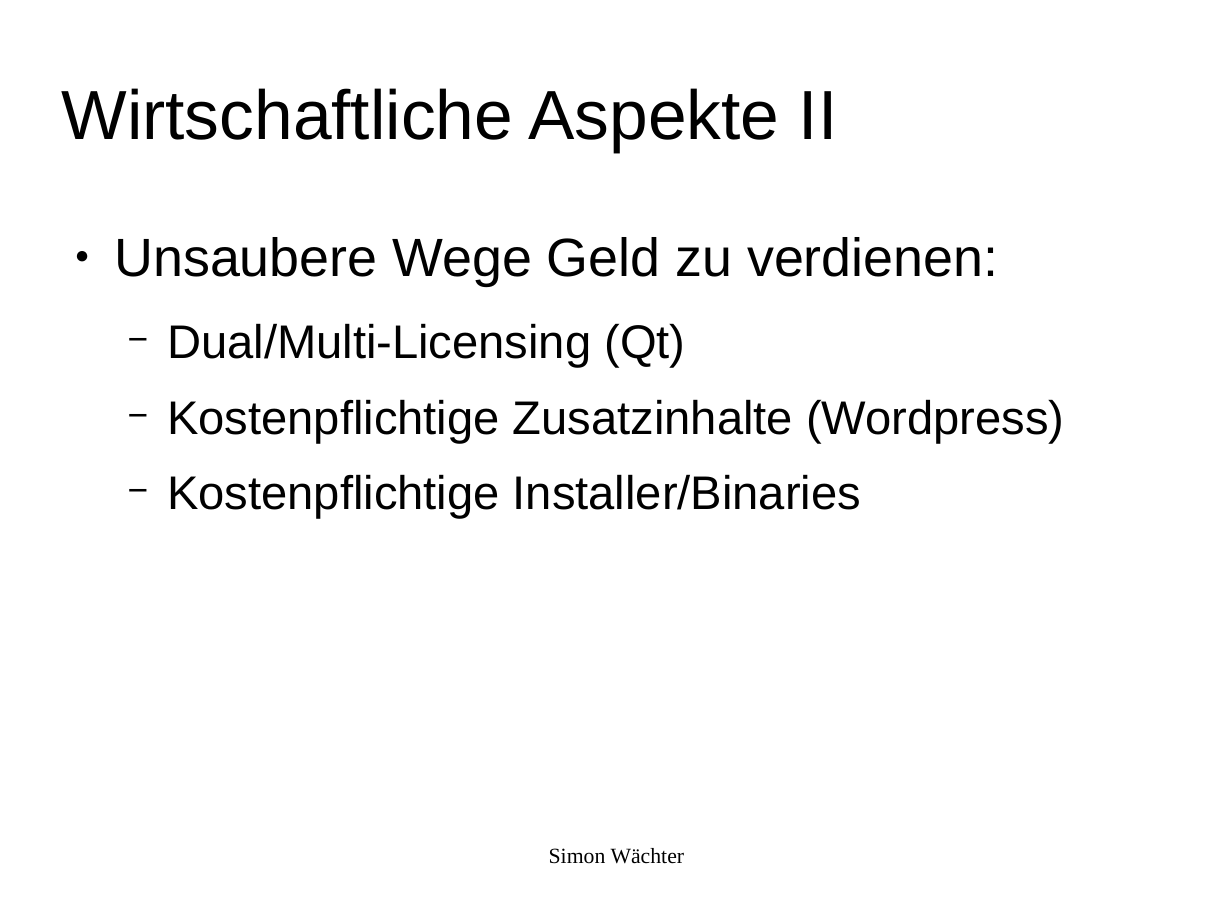
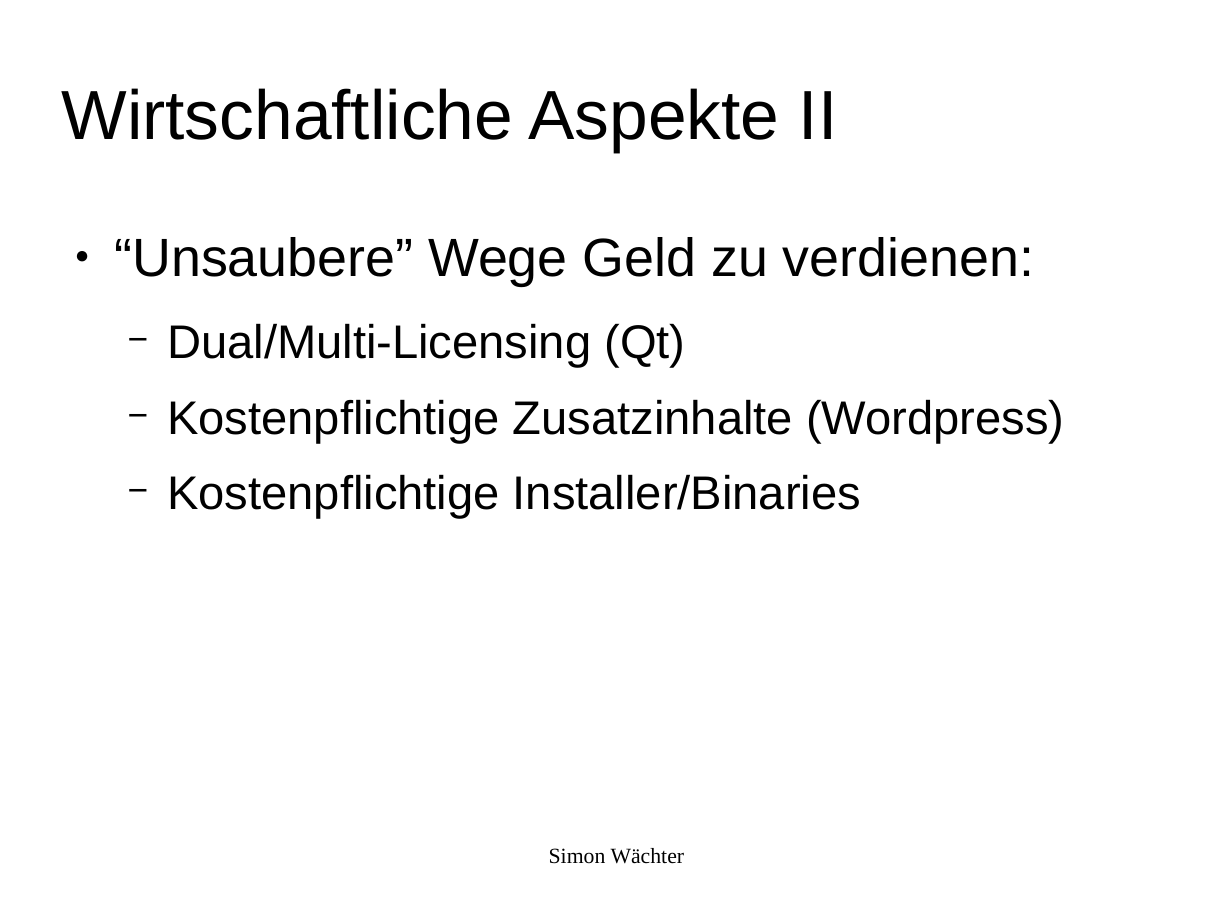
Before and after one commit to swaechter/presentations, a slide deck: slide 23 of 2014_05_10_Ubucon_2014/Freie_Software_Was_ist_das.odp (slide 22 before the commit). Drawn at 1232x924 pixels with LibreOffice and Linux fonts; fonts in the diff are those of the drawing; background and template pictures are left out. Boxes give left, top, right and bottom in pixels: in the first picture for what was removed or moved away, otherwise in the second. Text is boxed around its words. In the diff, an @@ line names an element or a change of style, - is before the commit and + after.

```diff
--- a/2014_05_10_Ubucon_2014/Freie_Software_Was_ist_das.odp
+++ b/2014_05_10_Ubucon_2014/Freie_Software_Was_ist_das.odp
@@ text at (114, 237, 1034, 286): text changed @@
-● Unsaubere Wege Geld zu verdienen:
+● “Unsaubere” Wege Geld zu verdienen:
```
Also in this commit, not shown: 9 other slides changed, 1 slide added.
